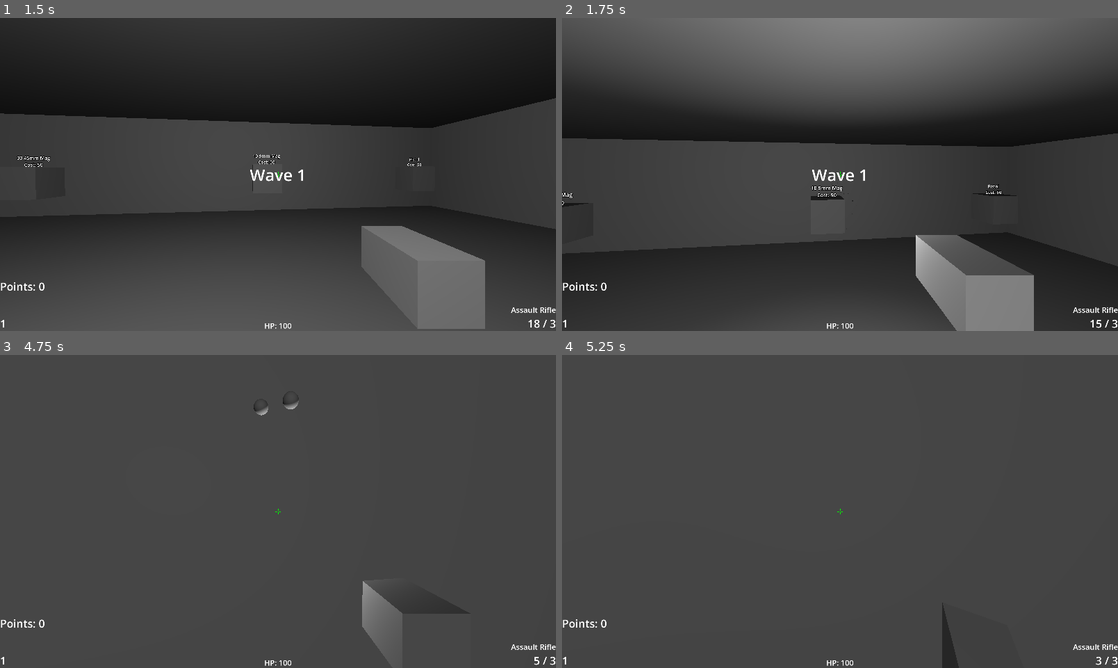
Above: before the commit, frames 1-4 (two rows, left to right).
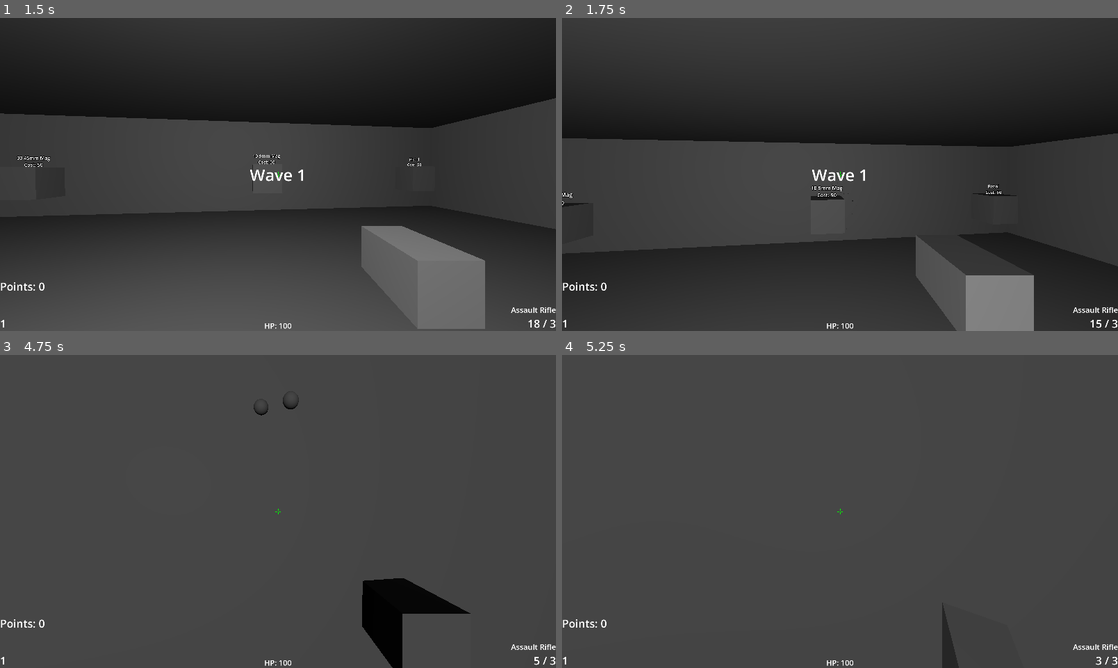
Above: after the commit, the same moments.

Repository: jarodarte/project-simba
Game: Godot game, scene res://game_start.tscn
Same seed, same stepped clock (60 frames per second), same inputs: the game is played once before the commit and once after it. Sound files missing from this copy of the repository are replaced by a short silence.
Inputs (mouse positions are in pixels of both pictures, inside the frame that each line leads up to):
- Up to frame 1 (1.5 s): click "Play" at 0.5 s; tap Enter at 1.25 s; move the mouse to (305, 174) at 1.27 s; press the mouse at (305, 174) at 1.28 s; hold W (forward) from 1.28 s (still down)
- Up to frame 2 (1.75 s): keep holding W (forward); tap Space (jump) at 1.52 s
- Up to frame 3 (4.75 s): keep holding W (forward); move the mouse to (250, 511) at 2.02 s; release the mouse at (250, 511) at 2.03 s; tap E (interact) at 2.1 s; tap Space (jump) at 2.27, 3.77, 4.25, 4.52 s; click (250, 511) at 2.3 s; move the mouse to (289, 505) at 2.77 s; hold Mouse wheel up (next_weapon) 2.78-3.53 s; click (289, 505) at 3.05 s; move the mouse to (272, 517) at 3.52 s; tap Mouse wheel down (prev_weapon) at 3.6 s; click (272, 517) at 3.8 s; move the mouse to (316, 514) at 4.27 s; press the mouse at (316, 514) at 4.28 s
- Up to frame 4 (5.25 s): keep holding W (forward); tap R (reload) at 4.9 s; move the mouse to (795, 508) at 5.02 s; release the mouse at (795, 508) at 5.03 s; tap 1 (weapon_1) at 5.1 s

Frame 1 is identical in both runs. In frame 2, 23% of the frame differs, in the area x 0-100%, y 0-100%; in frame 3, 2.5%; in frame 4, nothing differs.

Commit message:
bullet tracers
implement bullet tracers on the guns

Diff:
--- /dev/null
+++ b/bullet_tracer.gd
@@ -0,0 +1,26 @@
+extends Node3D
+
+const SPEED = 200.0  # units per second, tune to taste
+const LENGTH = 0.4   # visual length of the streak
+
+var _target: Vector3
+var _direction: Vector3
+var _distance: float
+var _travelled: float = 0.0
+
+func init(from: Vector3, to: Vector3) -> void:
+	global_position = from
+	_target = to
+	_direction = (to - from).normalized()
+	_distance = from.distance_to(to)
+
+	# orient the mesh along the travel direction
+	look_at(to, Vector3.UP)
+
+func _process(delta: float) -> void:
+	var step = SPEED * delta
+	_travelled += step
+	global_position += _direction * step
+
+	if _travelled >= _distance:
+		queue_free()
--- /dev/null
+++ b/bullet_tracer.tscn
@@ -0,0 +1,21 @@
+[gd_scene format=3 uid="uid://cmj5ptayfo84p"]
+
+[ext_resource type="Script" uid="uid://sffxfnqvka8s" path="res://bullet_tracer.gd" id="1_a3k1x"]
+
+[sub_resource type="StandardMaterial3D" id="StandardMaterial3D_qdq48"]
+transparency = 1
+blend_mode = 1
+shading_mode = 0
+albedo_color = Color(1, 0.9019608, 0.5019608, 1)
+
+[sub_resource type="CapsuleMesh" id="CapsuleMesh_l4mdr"]
+material = SubResource("StandardMaterial3D_qdq48")
+radius = 0.1
+height = 0.3
+
+[node name="Node3D" type="Node3D" unique_id=270657000]
+script = ExtResource("1_a3k1x")
+
+[node name="MeshInstance3D" type="MeshInstance3D" parent="." unique_id=1411014678]
+transform = Transform3D(1, 0, 0, 0, -4.371139e-08, -1, 0, 1, -4.371139e-08, 0, 0, 0)
+mesh = SubResource("CapsuleMesh_l4mdr")
--- a/pistol.tscn
+++ b/pistol.tscn
@@ -57,3 +57,6 @@
 [node name="ReloadSound" type="AudioStreamPlayer" parent="." unique_id=1293787584]
 stream = ExtResource("2_bttkv")
 bus = &"SFX"
+
+[node name="Muzzle" type="Marker3D" parent="." unique_id=1178840547]
+transform = Transform3D(1, 0, 0, 0, 1, 0, 0, 0, 1, 0, 0, 0.16180697)
--- a/player.gd
+++ b/player.gd
@@ -10,7 +10,6 @@
 
 @onready var camera = $Camera3D
 @onready var raycast = $Camera3D/RayCast3D
-@onready var flash = $Camera3D/GunHolder/OmniLight3D
 @onready var shoot_timer = $ShootTimer
 @onready var gun_holder = $Camera3D/GunHolder
 @onready var weapon_anchor = $Camera3D/GunHolder/WeaponAnchor
@@ -18,6 +17,7 @@
 @onready var footstep_sound = $FootstepSound
 @export var weapons: Array[WeaponData] = []
 
+var tracer_scene = preload("res://bullet_tracer.tscn")
 var _is_bursting: bool = false
 var current_weapon: WeaponData
 var weapon_index: int = 0
@@ -61,10 +61,19 @@
 			audio.play()
 
 		emit_weapon_stats()
-		flash.visible = true
-		get_tree().create_timer(0.05).timeout.connect(func(): flash.visible = false)
 
 		var hit = shoot_ray()
+
+		var muzzle = current_weapon_node.get_node_or_null("Muzzle")
+		var muzzle_pos = muzzle.global_position if muzzle else camera.global_position
+		var end_pos = hit.position if not hit.is_empty() else camera.global_position + get_shot_direction() * 1000.0
+
+		var tracer = tracer_scene.instantiate()
+		get_tree().root.add_child(tracer)
+		print("weapon node: ", current_weapon_node)
+		print("muzzle: ", current_weapon_node.get_node_or_null("Muzzle"))
+		tracer.init(muzzle_pos, end_pos)
+
 		if not hit.is_empty():
 			var effect = hit_effect_scene.instantiate()
 			get_tree().root.add_child(effect)
@@ -72,6 +81,7 @@
 			effect.emitting = true
 			if hit.collider and hit.collider.is_in_group("enemy"):
 				hit.collider.take_damage(current_weapon.damage, hit)
+
 		await get_tree().create_timer(current_weapon.burst_delay).timeout
 	_is_bursting = false
 	shoot_timer.start(current_weapon.fire_rate)  # cooldown before next burst
@@ -147,7 +157,6 @@
 
 func _ready():
 	Input.set_mouse_mode(Input.MOUSE_MODE_CAPTURED)
-	flash.visible = false
 	footstep_timer.timeout.connect(footstep_sound.play)
 
 	for weapon in weapons:
--- a/player.tscn
+++ b/player.tscn
@@ -27,10 +27,6 @@
 
 [node name="GunHolder" type="Node3D" parent="Camera3D" unique_id=188650488]
 
-[node name="OmniLight3D" type="OmniLight3D" parent="Camera3D/GunHolder" unique_id=1777363524]
-transform = Transform3D(1, 0, 0, 0, 1, 0, 0, 0, 1, 0.2, -0.2, -1)
-visible = false
-
 [node name="WeaponAnchor" type="Node3D" parent="Camera3D/GunHolder" unique_id=806945104]
 transform = Transform3D(1, 0, 0, 0, 1, 0, 0, 0, 1, 0.35, -0.3, -0.6)
 
--- a/rifle.tscn
+++ b/rifle.tscn
@@ -58,3 +58,6 @@
 [node name="ReloadSound" type="AudioStreamPlayer" parent="." unique_id=1645197383]
 stream = ExtResource("2_jao7y")
 bus = &"SFX"
+
+[node name="Muzzle" type="Marker3D" parent="." unique_id=1286258517]
+transform = Transform3D(1, 0, 0, 0, 1, 0, 0, 0, 1, 0, 0, 0.16043648)
Not shown, added: bullet_tracer.gd.uid
